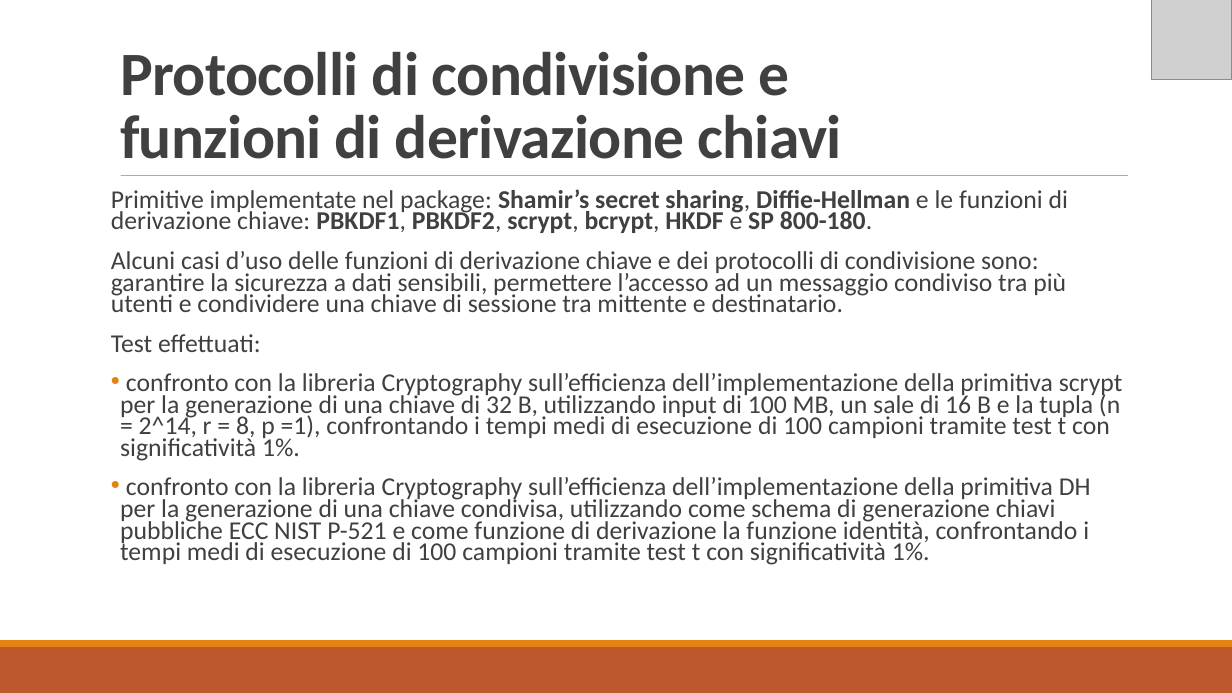
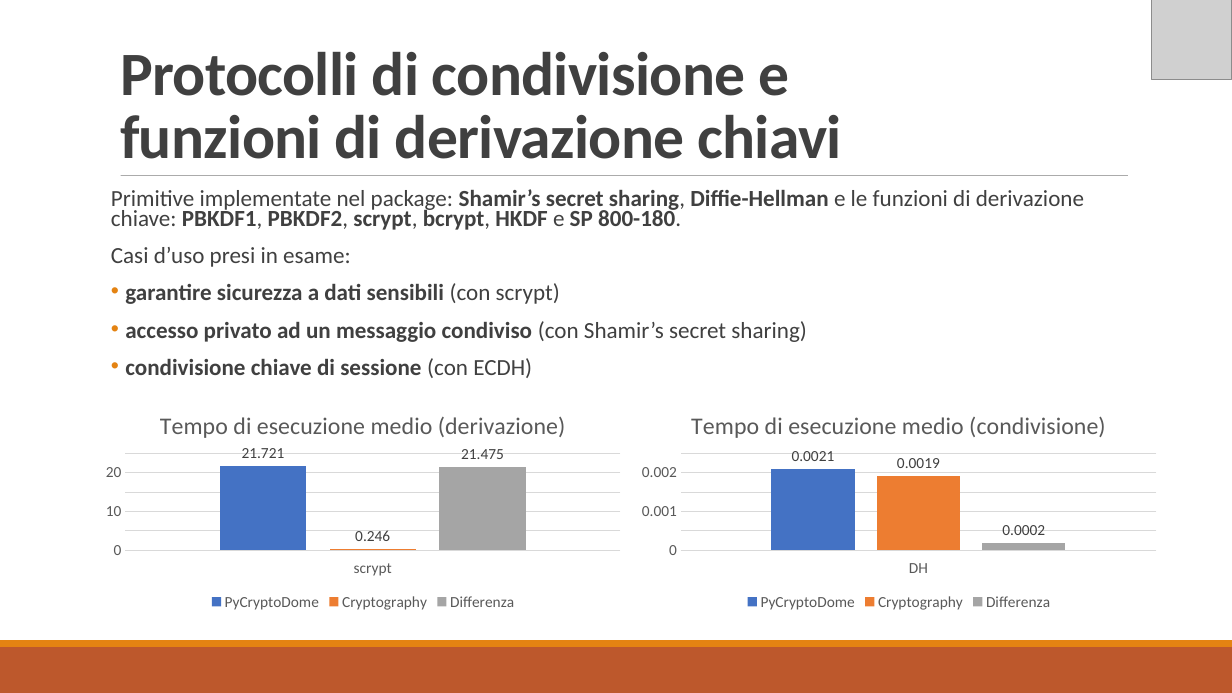
Before and after one commit to MickTK/ElaboratoFinale, a slide deck: slide 8 of Presentazione/Presentazione.odp (slide 13 before the commit). Drawn at 1232x693 pixels with LibreOffice and Linux fonts; fonts in the diff are those of the drawing; grey boxes stand for pictures. Boxes give left, top, right and bottom in pixels: in the first picture for what was removed or moved away, otherwise in the second. Text is boxed around its words. In the diff, an @@ line names an element or a change of style, - is before the commit and + after.

```diff
--- a/Presentazione/Presentazione.odp
+++ b/Presentazione/Presentazione.odp
@@ text at (111, 189, 1084, 230): size 20 to 18 pt in "Primitive implementate nel package: Shamir’s secret sharing, ..." @@
@@ text at (111, 247, 807, 378): text changed; size 20 to 18 pt; bold on @@
-Alcuni casi d’uso delle funzioni di derivazione chiave e dei protocolli di condivisione sono: garantire la sicurezza a dati sensibili, permettere l’accesso ad un messaggio condiviso tra più utenti e condividere una chiave di sessione tra mittente e destinatario.
-Test effettuati:
-• confronto con la libreria Cryptography sull’efficienza dell’implementazione della primitiva scrypt per la generazione di una chiave di 32 B, utilizzando input di 100 MB, un sale di 16 B e la tupla (n = 2^14, r = 8, p =1), confrontando i tempi medi di esecuzione di 100 campioni tramite test t con significatività 1%.
-• confronto con la libreria Cryptography sull’efficienza dell’implementazione della primitiva DH per la generazione di una chiave condivisa, utilizzando come schema di generazione chiavi pubbliche ECC NIST P-521 e come funzione di derivazione la funzione identità, confrontando i tempi medi di esecuzione di 100 campioni tramite test t con significatività 1%.
+Casi d’uso presi in esame:
+• garantire sicurezza a dati sensibili (con scrypt)
+• accesso privato ad un messaggio condiviso (con Shamir’s secret sharing)
+• condivisione chiave di sessione (con ECDH)
@@ column chart added at (95, 396, 631, 615) @@
+title "Tempo di esecuzione medio (derivazione)"
+categories: scrypt
+PyCryptoDome: 21.721
+Cryptography: 0.246
+Differenza: 21.475
@@ column chart added at (631, 396, 1167, 615) @@
+title "Tempo di esecuzione medio (condivisione)"
+categories: DH
+PyCryptoDome: 0.0021
+Cryptography: 0.0019
+Differenza: 0.0002
```
Also in this commit, not shown: 8 other slides changed, 1 slide added, 7 slides removed, 7 other files.
